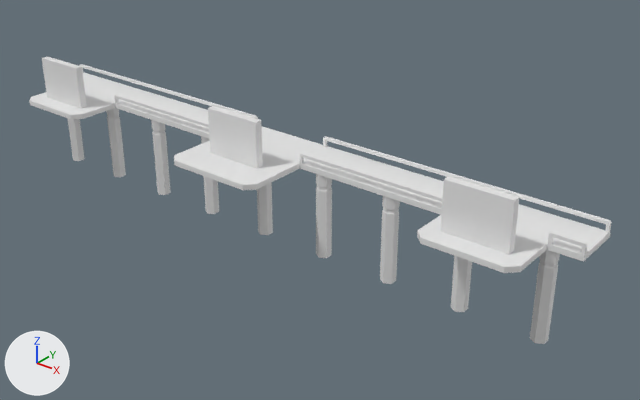
The Blender file cubeman-resources/models/scenario/Level Headquarters/model-scenario-levelSafeZone-headquarters.blend, before and after one commit.
Camera for both pictures: a 50 mm lens placed at (71.8, -78.0, 43.0), pointed at (7.6, 2.2, -6.7). The axes (+X, +Y, +Z) are drawn at lower left. The lights are the same throughout. Materials are left out; every surface is plain grey.

The first picture shows 'level_selector_zone', 'pillars_mesh', 'plataform_fence_mesh', 'plataform_mesh', 'save_zone', 'upgrade_zone'.
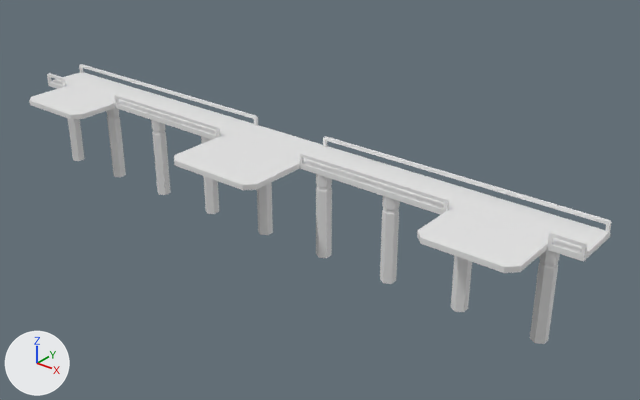
What the commit changed:
Object 'save_zone' (ob_save_zone) is now hidden.
Object 'upgrade_zone' (ob_upgrade_zone) is now hidden.
Object 'level_selector_zone' (ob_level_selector_zone) is now hidden.

Where the change shows, as pixel boxes [x1, y1, x2, y2] in the pictures (640 x 400 px):
'upgrade_zone', hidden: before [440, 176, 519, 254]
'level_selector_zone', hidden: before [208, 106, 263, 169]
'save_zone', hidden: before [42, 56, 87, 109]
